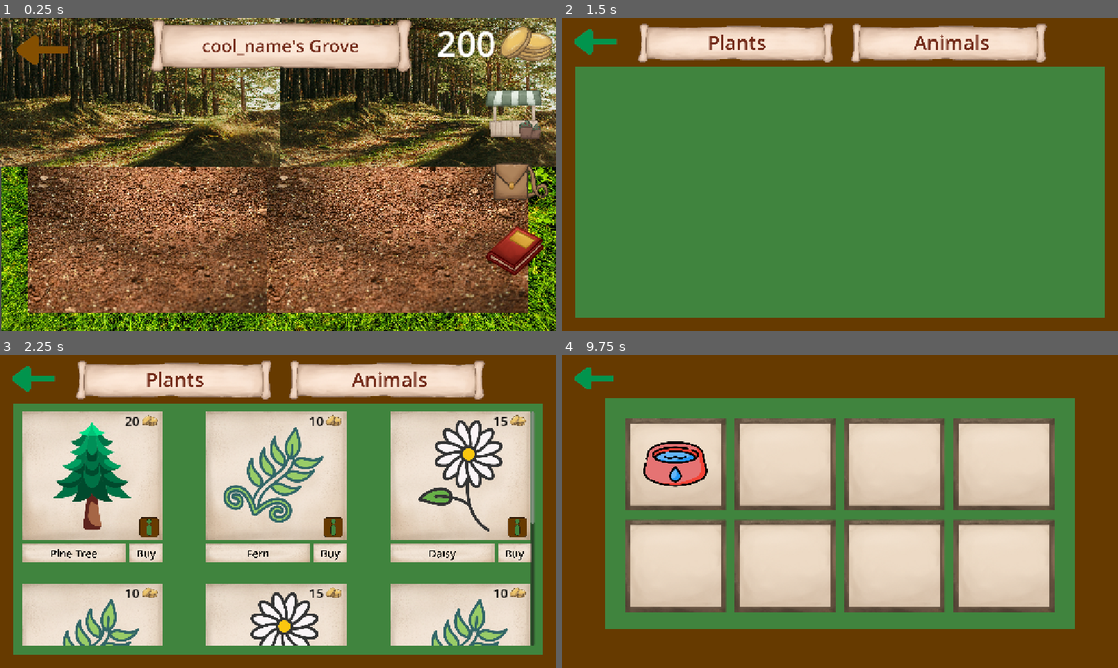
Above: before the commit, frames 1-4 (two rows, left to right).
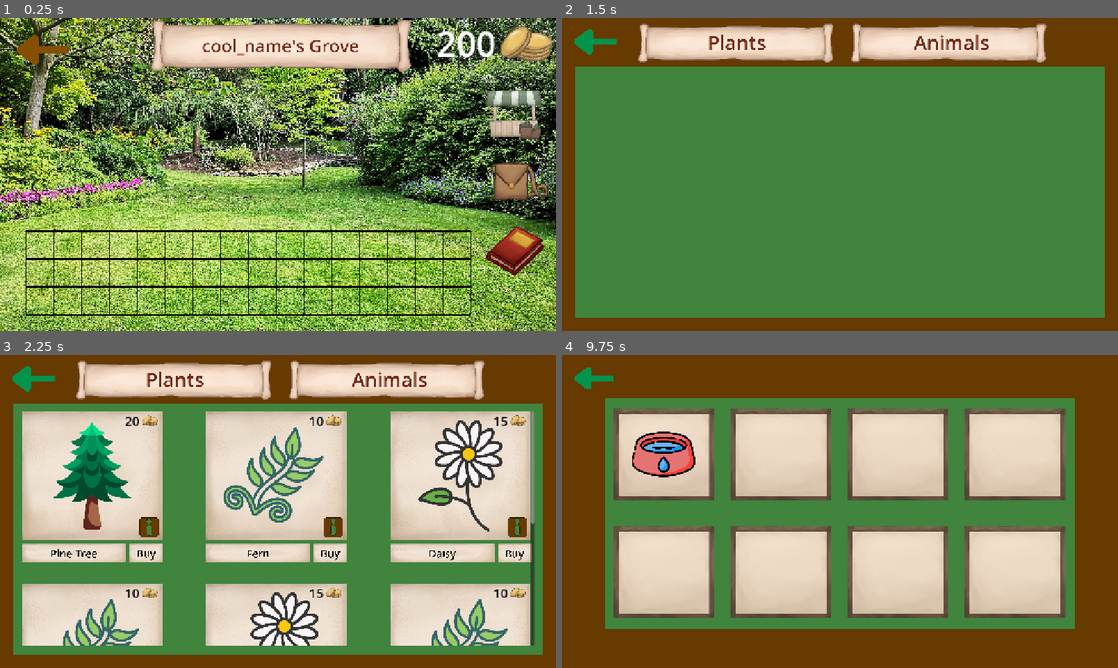
Above: after the commit, the same moments.

Repository: EliJ0y/BioCopia-s-Grove
Game: Godot game, scene res://Scenes/grove.tscn
Two runs of this game, one before a commit and one after it. Both use one fixed random seed, a clock stepped at 60 frames per second and the inputs below.
Inputs (mouse positions are in pixels of both pictures, inside the frame that each line leads up to):
- Up to frame 1 (0.25 s): no input
- Up to frame 2 (1.5 s): click "cool_name's Grove" at 0.5 s; click (1073, 115) at 1.25 s
- Up to frame 3 (2.25 s): click "Plants" at 2 s
- Up to frame 4 (9.75 s): click "Animals" at 2.75 s; click (712, 527) at 3.52 s; click "Buy" at 4.25 s; click (606, 386) at 5.02 s; tap Enter at 5.75, 7.25, 8.75 s; move the mouse to (962, 495) at 5.77 s; hold Right 5.78-6.53 s; tap Alt at 5.85, 7.35, 8.85 s; click (962, 495) at 5.92 s; tap Space at 6.5, 8 s; move the mouse to (728, 527) at 6.52 s; hold Down 6.53-7.28 s; tap Shift at 6.6, 8.1 s; click (728, 527) at 6.67 s; move the mouse to (895, 442) at 7.27 s; hold Right 7.28-8.03 s; click (895, 442) at 7.42 s; move the mouse to (812, 574) at 8.02 s; hold Up 8.03-8.78 s; click (812, 574) at 8.17 s; move the mouse to (1006, 558) at 8.77 s; hold Left 8.78-9.5 s; click (1006, 558) at 8.92 s; click (1079, 517) at 9.5 s

The runs differ from the first frame. In frame 1, 85% of the frame differs, in the area x 0-100%, y 0-100%; in frame 2, nothing differs; in frame 3, nothing differs; in frame 4, 22%.

Commit message:
grid drawn and clickable inventory

Diff:
--- a/bio-copia's-grove/Scenes/grove.tscn
+++ b/bio-copia's-grove/Scenes/grove.tscn
@@ -1,9 +1,7 @@
 [gd_scene format=3 uid="uid://cfw1bohosinj8"]
 
 [ext_resource type="Script" uid="uid://d0u137p86ymkk" path="res://Scripts/grove.gd" id="1_ljmod"]
-[ext_resource type="Texture2D" uid="uid://cl5btaesnajcj" path="res://Assets/Grass Texture.jpg" id="2_w2feb"]
-[ext_resource type="Texture2D" uid="uid://d300ng6tuxpb3" path="res://Assets/Soil Texture.jpg" id="3_pjb1j"]
-[ext_resource type="Texture2D" uid="uid://bdpxnvr8b4mpa" path="res://Assets/Forest Texture.jpg" id="4_uqjfs"]
+[ext_resource type="Texture2D" uid="uid://d2gshgnkohefx" path="res://Assets/garden.jpg" id="2_w2feb"]
 [ext_resource type="Texture2D" uid="uid://bai0q6wj05yjl" path="res://Assets/UI Background.png" id="5_nsnxl"]
 [ext_resource type="Texture2D" uid="uid://ck2ss7rskpr8g" path="res://Assets/Coins.PNG" id="7_w2feb"]
 [ext_resource type="Texture2D" uid="uid://rke8syskdjnd" path="res://Assets/Brown Arrow.png" id="9_31wnx"]
@@ -15,32 +13,12 @@
 [node name="Grove" type="Node2D" unique_id=72831343]
 script = ExtResource("1_ljmod")
 
-[node name="Background" type="Node2D" parent="." unique_id=2022960406]
-
-[node name="Grass" type="Sprite2D" parent="Background" unique_id=319840408]
-position = Vector2(643, 362.50003)
-scale = Vector2(0.32, 0.24166669)
+[node name="Garden Background" type="Sprite2D" parent="." unique_id=1321540861]
+z_index = -1
+position = Vector2(0, -164.00002)
+scale = Vector2(0.352, 0.352)
 texture = ExtResource("2_w2feb")
-
-[node name="Soil" type="Sprite2D" parent="Background" unique_id=335166064]
-position = Vector2(364.00003, 477.99997)
-scale = Vector2(0.10006648, 0.1)
-texture = ExtResource("3_pjb1j")
-
-[node name="Soil2" type="Sprite2D" parent="Background" unique_id=2096113174]
-position = Vector2(916, 477.99997)
-scale = Vector2(0.10006648, 0.1)
-texture = ExtResource("3_pjb1j")
-
-[node name="Forest" type="Sprite2D" parent="Background" unique_id=768382186]
-position = Vector2(317.00003, 169.95)
-scale = Vector2(0.109938465, 0.08641386)
-texture = ExtResource("4_uqjfs")
-
-[node name="Forest2" type="Sprite2D" parent="Background" unique_id=634825102]
-position = Vector2(974, 170)
-scale = Vector2(0.109938465, 0.08641386)
-texture = ExtResource("4_uqjfs")
+centered = false
 
 [node name="Control" type="Control" parent="." unique_id=2108334458]
 layout_mode = 3
--- a/bio-copia's-grove/Scenes/inventory.tscn
+++ b/bio-copia's-grove/Scenes/inventory.tscn
@@ -53,14 +53,15 @@
 anchor_top = 0.083333336
 anchor_right = 0.9583333
 anchor_bottom = 0.91
-offset_top = 0.83333206
-offset_right = 274.0
-offset_bottom = 134.09998
+offset_left = -30.0
+offset_top = -9.666668
+offset_right = 316.0
+offset_bottom = 144.59998
 grow_horizontal = 2
 grow_vertical = 2
 scale = Vector2(0.8, 0.8)
-theme_override_constants/h_separation = 350
-theme_override_constants/v_separation = 325
+theme_override_constants/h_separation = 50
+theme_override_constants/v_separation = 80
 columns = 4
 metadata/_edit_use_anchors_ = true
 
@@ -90,3 +91,4 @@
 
 [connection signal="pressed" from="Inventory Icon" to="." method="_on_inventory_icon_pressed"]
 [connection signal="pressed" from="NinePatchRect/Back Arrow" to="." method="_on_back_arrow_pressed"]
+[connection signal="pressed" from="NinePatchRect/GridContainer/Inventory Slot1" to="." method="_on_inventory_slot_1_pressed"]
--- /dev/null
+++ b/bio-copia's-grove/Scenes/inventory_slot.gd
@@ -0,0 +1,19 @@
+extends TextureButton
+
+var inventory_item: ShopItemsResource
+
+
+func get_inventory_item(item: ShopItemsResource):
+	inventory_item = item
+
+func _on_pressed() -> void:
+	if inventory_item == null:
+		return
+	$Panel.visible = true
+	$"Panel/Place Object Name".text = "Place " + inventory_item.item_name + "?"
+
+func _on_no_button_pressed() -> void:
+	$Panel.visible = false
+
+func _on_yes_button_pressed() -> void:
+	pass # Replace with function body.
--- a/bio-copia's-grove/Scenes/inventory_slot.tscn
+++ b/bio-copia's-grove/Scenes/inventory_slot.tscn
@@ -1,10 +1,17 @@
 [gd_scene format=3 uid="uid://b5ricttftrh20"]
 
+[ext_resource type="Script" uid="uid://dmm24o16d0yb5" path="res://Scenes/inventory_slot.gd" id="1_0cu6i"]
 [ext_resource type="Texture2D" uid="uid://bsf6hrl66wlpj" path="res://Assets/Inventory Slot.PNG" id="1_0v82l"]
+[ext_resource type="Texture2D" uid="uid://bai0q6wj05yjl" path="res://Assets/UI Background.png" id="3_pnayc"]
 
-[node name="Inventory Slot" type="Panel" unique_id=1817433048]
+[sub_resource type="StyleBoxTexture" id="StyleBoxTexture_n01f5"]
+texture = ExtResource("3_pnayc")
+
+[node name="Inventory Slot" type="TextureButton" unique_id=1293416203]
+custom_minimum_size = Vector2(324, 296)
 offset_right = 324.0
 offset_bottom = 296.0
+script = ExtResource("1_0cu6i")
 
 [node name="Slot" type="Sprite2D" parent="." unique_id=1794163655]
 texture = ExtResource("1_0v82l")
@@ -13,3 +20,42 @@
 [node name="Inventory Sprite" type="Sprite2D" parent="." unique_id=1402296364]
 position = Vector2(161, 147)
 scale = Vector2(0.4, 0.4)
+
+[node name="Panel" type="Panel" parent="." unique_id=225278658]
+visible = false
+layout_mode = 0
+offset_left = -40.0
+offset_top = 170.0
+offset_right = 360.0
+offset_bottom = 270.0
+theme_override_styles/panel = SubResource("StyleBoxTexture_n01f5")
+
+[node name="Place Object Name" type="Label" parent="Panel" unique_id=1526506878]
+layout_mode = 0
+offset_left = 100.0
+offset_top = 17.0
+offset_right = 300.0
+offset_bottom = 40.0
+theme_override_colors/font_color = Color(0.4509804, 0.16862746, 0.09803922, 1)
+horizontal_alignment = 1
+vertical_alignment = 1
+
+[node name="No Button" type="Button" parent="Panel" unique_id=305866212]
+layout_mode = 0
+offset_left = 120.0
+offset_top = 50.0
+offset_right = 180.0
+offset_bottom = 81.0
+text = "No"
+
+[node name="Yes Button" type="Button" parent="Panel" unique_id=1158644563]
+layout_mode = 0
+offset_left = 220.0
+offset_top = 50.0
+offset_right = 280.0
+offset_bottom = 81.0
+text = "Yes"
+
+[connection signal="pressed" from="." to="." method="_on_pressed"]
+[connection signal="pressed" from="Panel/No Button" to="." method="_on_no_button_pressed"]
+[connection signal="pressed" from="Panel/Yes Button" to="." method="_on_yes_button_pressed"]
--- a/bio-copia's-grove/Scripts/grove.gd
+++ b/bio-copia's-grove/Scripts/grove.gd
@@ -1,6 +1,16 @@
 extends Node2D
 
 @onready var coin_amount: Label = $"Control/Coin Amount"
+
+var cell_size = Vector2(64, 64)
+var top_left_corner = Vector2(60, 490)
+var grid_columns = 16
+var grid_rows = 3
+
+var show_grid = true:
+	set(value):
+		show_grid = value
+		queue_redraw()
 
 
 # Called when the node enters the scene tree for the first time.
@@ -12,3 +22,29 @@
 # Called every frame. 'delta' is the elapsed time since the previous frame.
 func _process(delta: float) -> void:
 	coin_amount.text = str(GameManager.current_coins)
+	var snapped_position = snap_to_grid(get_global_mouse_position())
+	print(snapped_position, " inside: ", is_inside_grid(snapped_position))
+
+func _draw():
+	if !show_grid:
+		return
+	var grid_colour = Color(0, 0, 0)
+	var size = Vector2(grid_columns, grid_rows) * cell_size
+
+	#vertical lines
+	for x in grid_columns + 1:
+		var start = top_left_corner + Vector2(x * cell_size.x, 0)
+		draw_line(start, start + Vector2(0, size.y), grid_colour, 3.0)
+
+	#horizontal lines
+	for y in grid_rows + 1:
+		var start = top_left_corner + Vector2(0, y * cell_size.y)
+		draw_line(start, start + Vector2(size.x, 0), grid_colour, 3.0)
+
+func snap_to_grid(pos: Vector2) -> Vector2:
+	var cell = ((pos - top_left_corner) / cell_size).floor()
+	return top_left_corner + cell * cell_size
+
+func is_inside_grid(snapped_pos: Vector2) -> bool:
+	var cell = (snapped_pos - top_left_corner) / cell_size
+	return (cell.x >= 0 and cell.x < grid_columns) and (cell.y >= 0 and cell.y < grid_rows)
--- a/bio-copia's-grove/Scripts/grovepedia.gd
+++ b/bio-copia's-grove/Scripts/grovepedia.gd
@@ -167,7 +167,7 @@
 func fill_page_contacts(rarity: Label, sprites: Array, names: Array, page):
 	print(page.sprites.size(), " ", page.names.size())
 	rarity.text = page.rarity
-	for i in 4:
+	for i in page.sprites.size():
 		if GameManager.unlocked_items.has(page.names[i]):
 			sprites[i].texture_normal = page.sprites[i]
 			names[i].text = page.names[i]
--- a/bio-copia's-grove/Scripts/inventory.gd
+++ b/bio-copia's-grove/Scripts/inventory.gd
@@ -27,4 +27,8 @@
 		var slot = inventory_slots[i]
 		if i < inventory_items.size():
 			var inventory_item = inventory_items[i]
+			slot.get_inventory_item(inventory_item)
 			slot.get_node("Inventory Sprite").texture = inventory_item.item_texture
+		else:
+			slot.get_inventory_item(null)
+			slot.get_node("Inventory Sprite").texture = null
Binary file removed: bio-copia's-grove/Assets/Forest Texture.jpg
Not shown, removed: bio-copia's-grove/Assets/Forest Texture.jpg.import
Binary file removed: bio-copia's-grove/Assets/Grass Texture.jpg
Binary file removed: bio-copia's-grove/Assets/Soil Texture.jpg
Not shown, removed: bio-copia's-grove/Assets/Soil Texture.jpg.import
Binary file added: bio-copia's-grove/Assets/garden.jpg
Not shown, changed: bio-copia's-grove/Assets/garden.jpg.import
Not shown, added: bio-copia's-grove/Scenes/inventory_slot.gd.uid
